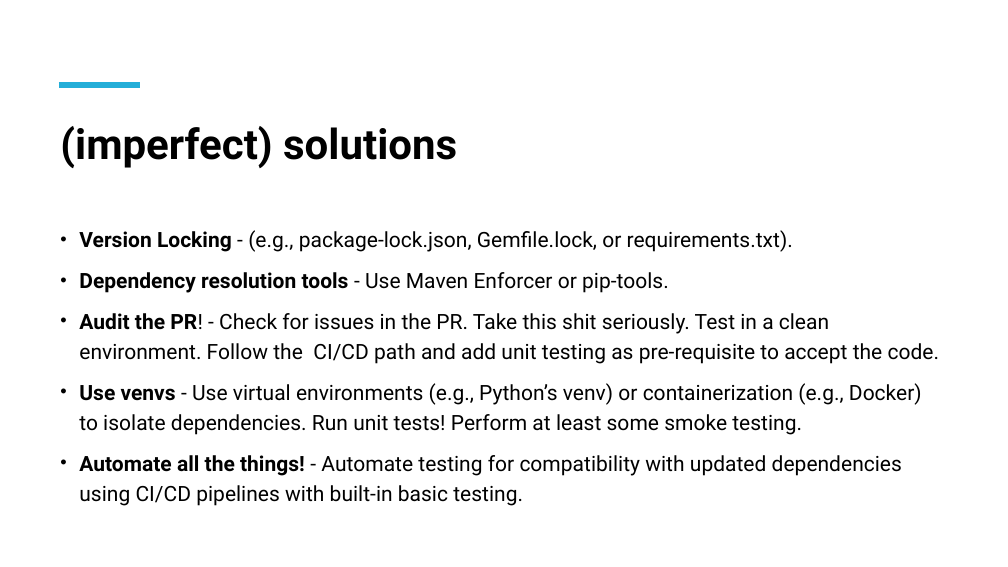
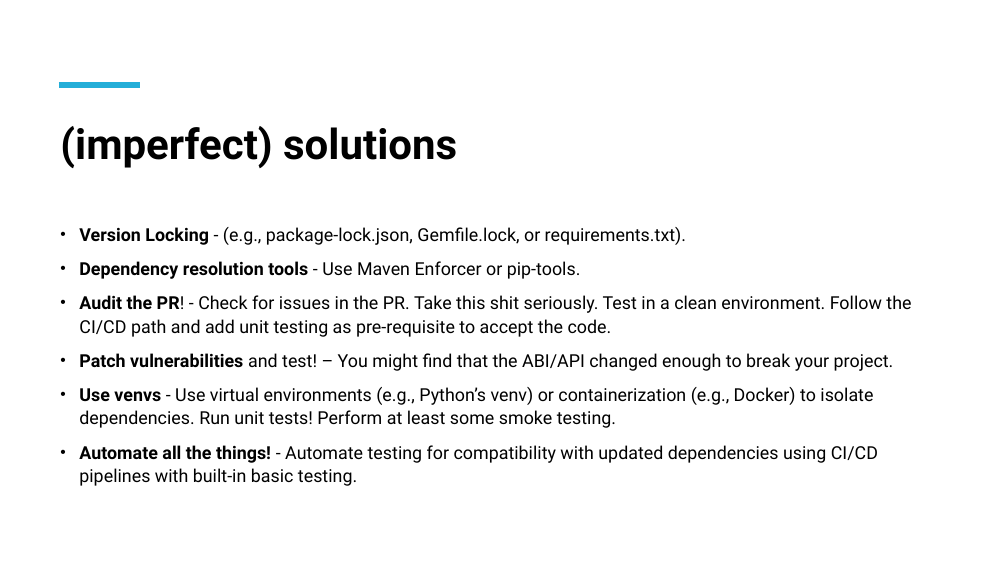
Before and after one commit to mauropm/slides, a slide deck: slide 19 of 2024-12-GDL-PosadaDev/posadadev.pptx. Drawn at 1008x567 pixels with LibreOffice and Linux fonts; fonts in the diff are those of the drawing. Boxes give left, top, right and bottom in pixels: in the first picture for what was removed or moved away, otherwise in the second. Text is boxed around its words. In the diff, an @@ line names an element or a change of style, - is before the commit and + after.

Commit message:
Added latest version for Posada Dev
Added ideas for testing after patching.

```diff
--- a/2024-12-GDL-PosadaDev/posadadev.pptx
+++ b/2024-12-GDL-PosadaDev/posadadev.pptx
@@ text at (79, 227, 911, 486): size 20 to 17 pt in "Version Locking - (e.g., package-lock.json, Gemfile.lock, or ...", "Dependency resolution tools - Use Maven Enforcer ...", "Audit the PR! - Check for issues ...", "Use venvs - Use virtual environments (e.g., ..." and 1 more places; line spacing 1.2 to 1.1 @@
@@ text at (79, 353, 894, 371): paragraph added @@
+• Patch vulnerabilities and test! – You might find that the ABI/API changed enough to break your project.
```
Also in this commit, not shown: 1 other file.
